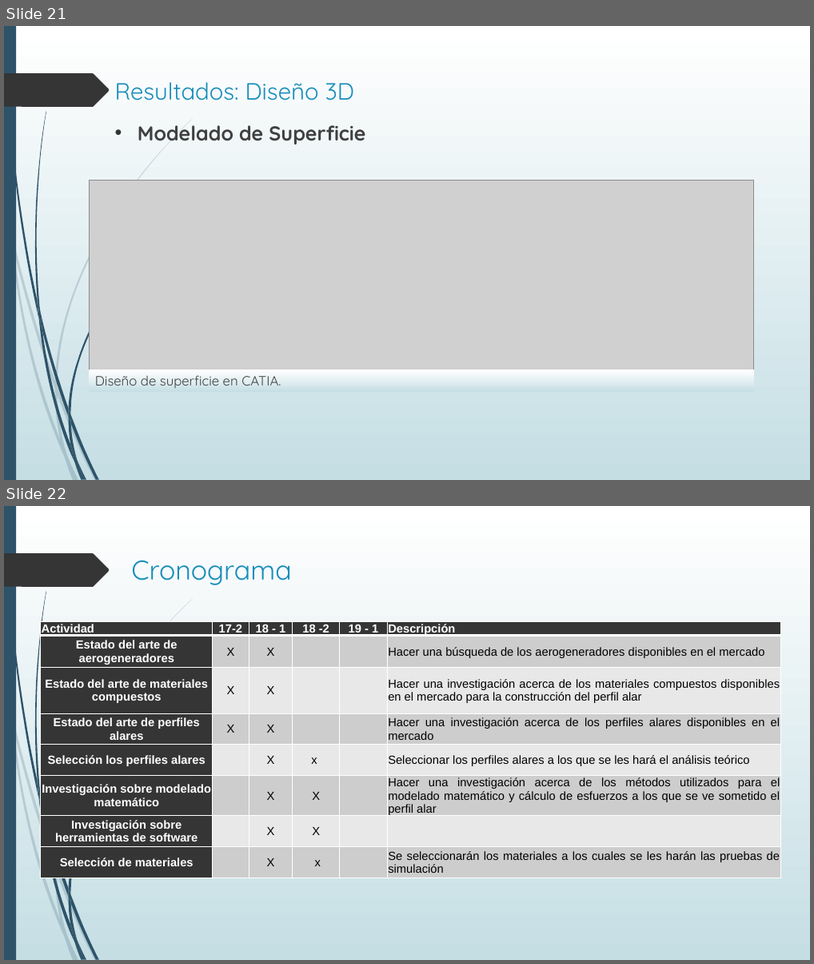
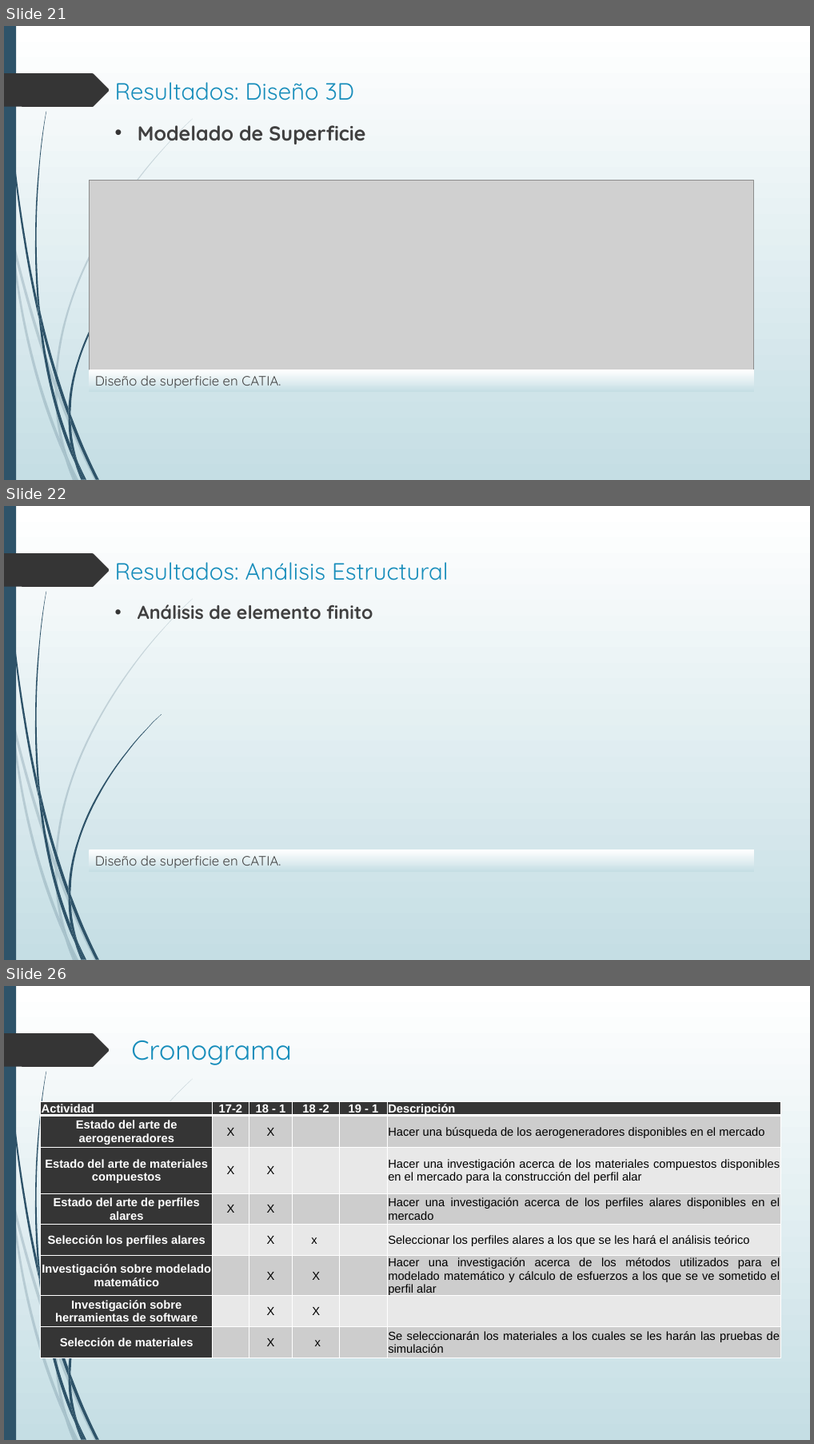
Before and after one commit to ChuyX3/WTDesigner, a slide deck: Protocolo de Tesis Presentación.pptx. Shown one above the other, each under a label of ours: slides 21 and 22 before the commit, slides 21, 22 and 26 after it; the slides between them are not shown. The pictures are 814x964 and 814x1444 pixels, drawn with LibreOffice and Linux fonts; fonts in the diff are those of the drawing; grey boxes stand for pictures; background and template pictures are left out. Boxes give left, top, right and bottom in pixels: in the first picture for what was removed or moved away, otherwise in the second. Text is boxed around its words. In the diff, an @@ line names an element or a change of style, - is before the commit and + after.

```diff
--- a/Protocolo de Tesis Presentación.pptx
+++ b/Protocolo de Tesis Presentación.pptx
@@ slide 22 added at bbox=[4, 506, 810, 960], background gradient #FFFFFF to #C5DEE5; not listed: 24 template elements that a slide beside it also shows @@
@@ title added at bbox=[115, 562, 449, 580], 28 pt, text #178DBB @@
+Resultados: Análisis Estructural
@@ text added at bbox=[138, 604, 373, 619], 22.2 pt, text #404040, bold @@
+• Análisis de elemento finito
@@ rectangle added at bbox=[90, 850, 754, 872], fill gradient #FFFFFF to #C5DEE5, 16 pt, text #404040 @@
+Diseño de superficie en CATIA.
@@ what was slide 22 is now slide 26 @@
```
Also in this commit, not shown: 3 other slides added.
